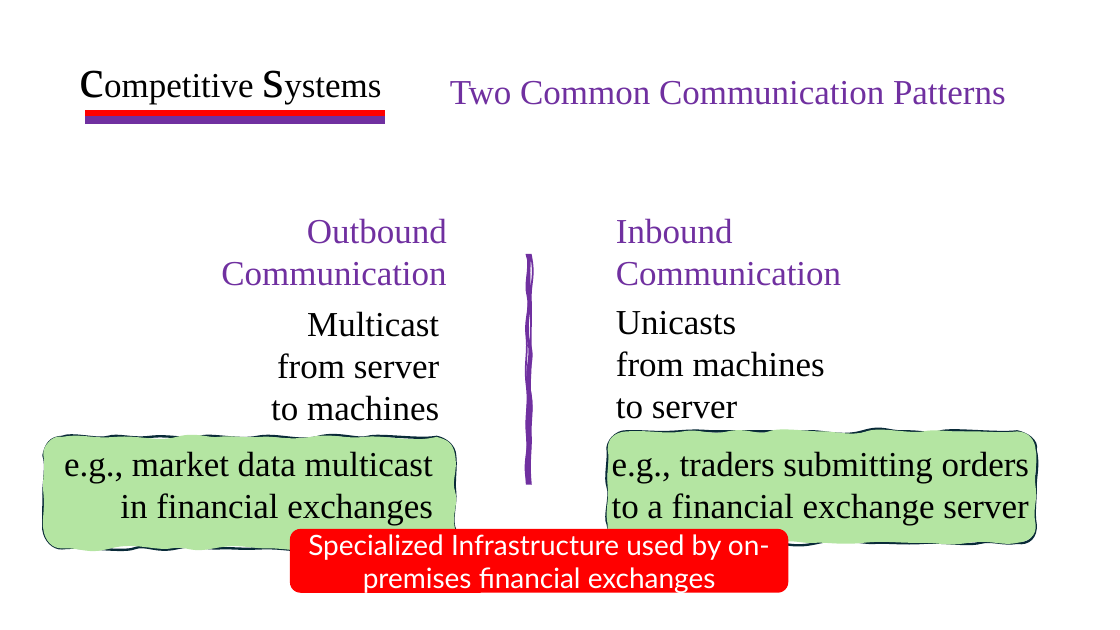
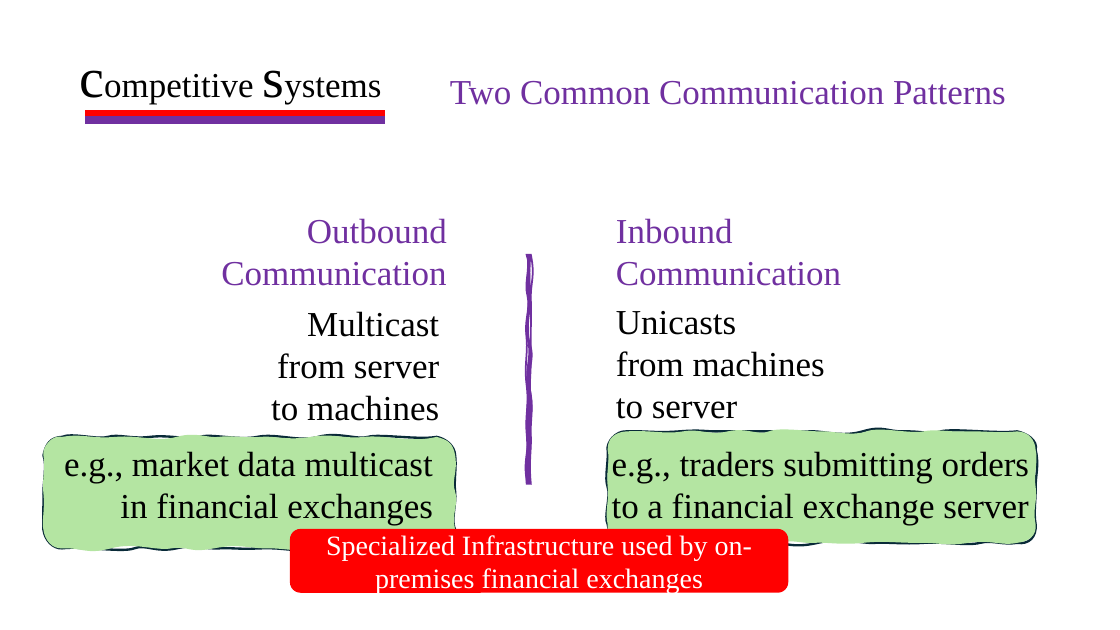
Before and after one commit to HaseebLUMS/Onyx-Presentation, a slide deck: slide 14 of thesis-latency-fairness.pptx. Drawn at 1120x630 pixels with LibreOffice and Linux fonts; fonts in the diff are those of the drawing. Boxes give left, top, right and bottom in pixels: in the first picture for what was removed or moved away, otherwise in the second. Text is boxed around its words. In the diff, an @@ line names an element or a change of style, - is before the commit and + after.

Commit message:
update presentation

```diff
--- a/thesis-latency-fairness.pptx
+++ b/thesis-latency-fairness.pptx
@@ rounded rectangle "Specialized Infrastructure used by on-premises ..." at (x1=290, y1=529, x2=788, y2=593): font Lato to Times New Roman @@
```
Also in this commit, not shown: 1 slide added.
